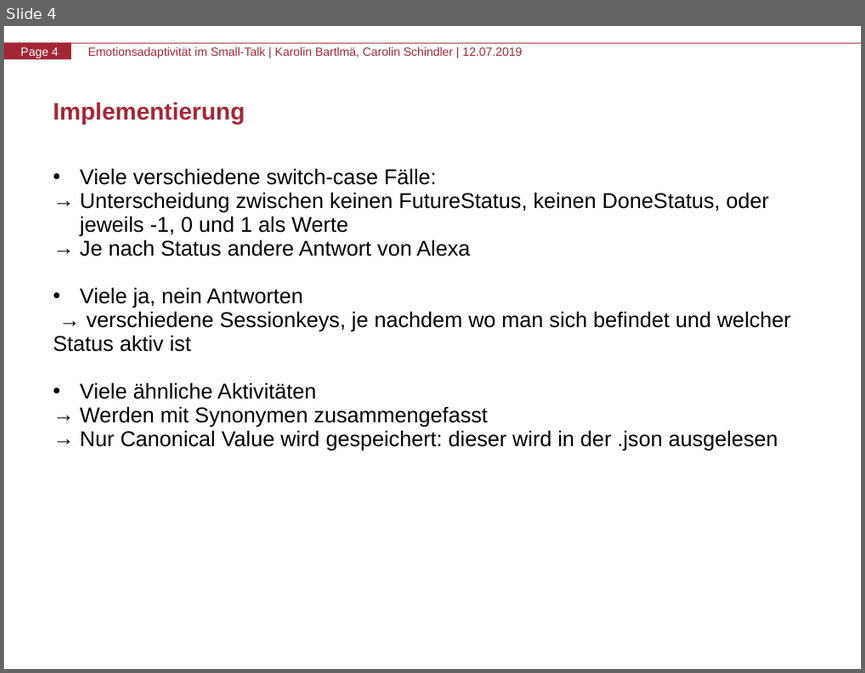
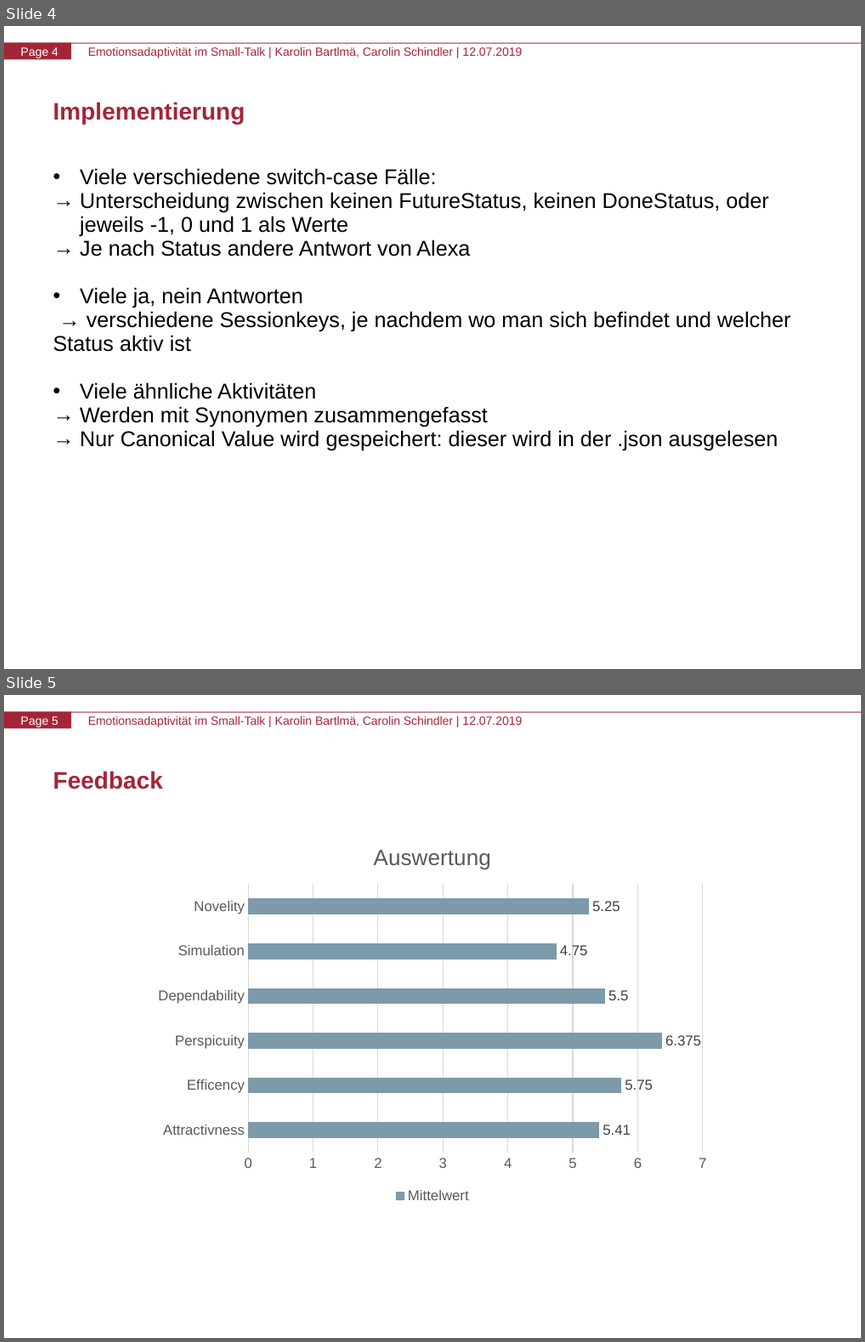
Before and after one commit to csacro-University-Exercises/Alexa-Skill-Emotionsadaptivitaet-im-Small-Talk, a slide deck: abschlusspräsentation.pptx. Shown one above the other, each under a label of ours: slide 4 before the commit, slides 4 and 5 after it. The pictures are 865x673 and 865x1342 pixels, drawn with LibreOffice and Linux fonts; fonts in the diff are those of the drawing. Boxes give left, top, right and bottom in pixels: in the first picture for what was removed or moved away, otherwise in the second. Text is boxed around its words. In the diff, an @@ line names an element or a change of style, - is before the commit and + after.

Commit message:
Feedback zum Fragebogen hinzugefügt
Hab jetzt noch deren Aufgabe in einem Balkendiagramm hinzugefügt.

```diff
--- a/abschlusspräsentation.pptx
+++ b/abschlusspräsentation.pptx
@@ slide 5 added at (x1=4, y1=695, x2=861, y2=1338), background #FFFFFF; not listed: 5 template elements that a slide beside it also shows @@
@@ title added at (x1=53, y1=771, x2=163, y2=789), 20 pt, text #A32638, bold @@
+Feedback
@@ bar chart added at (x1=147, y1=826, x2=719, y2=1207) @@
+title "Auswertung "
+categories: Attractivness, Efficency, Perspicuity, Dependability, Simulation, Novelity
+Mittelwert: 5.41, 5.75, 6.375, 5.5, 4.75, 5.25
```
Also in this commit, not shown: 1 slide changed.
